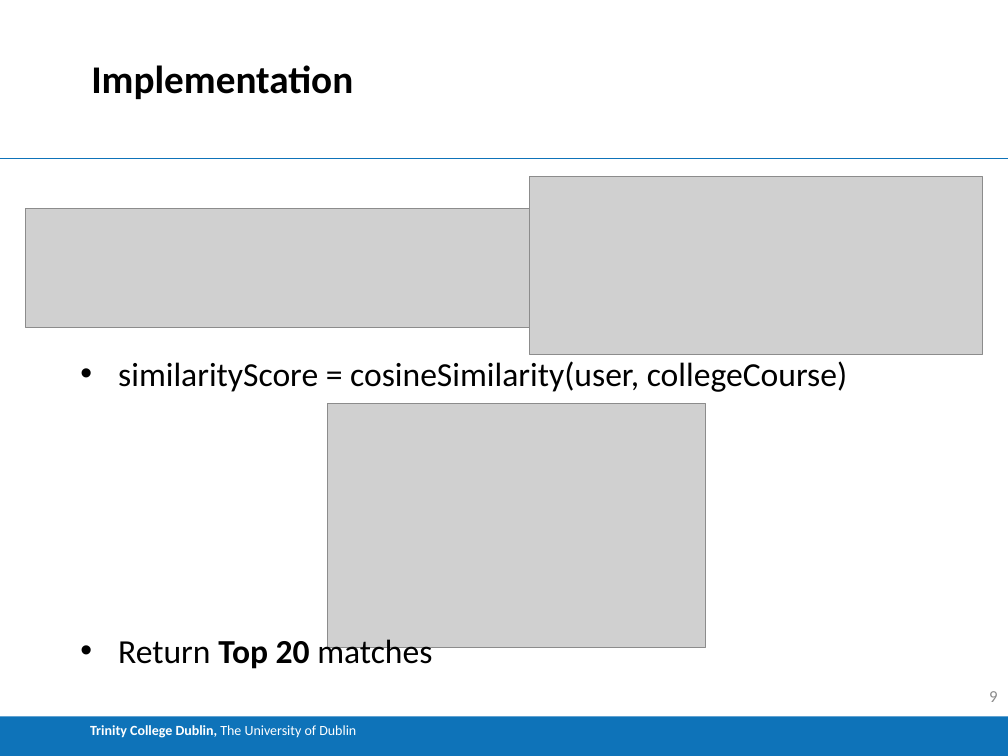
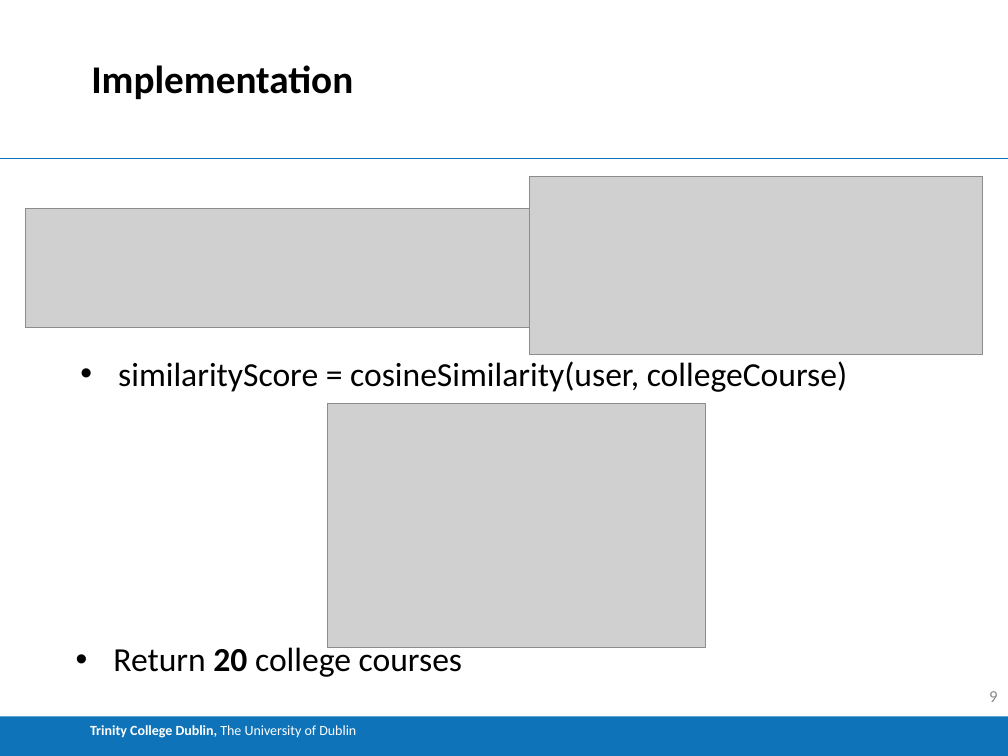
Before and after one commit to brendanmcc02/masters-thesis, a slide deck: slide 9 of presentation/thesis-presentation.pptx. Drawn at 1008x756 pixels with LibreOffice and Linux fonts; fonts in the diff are those of the drawing; grey boxes stand for pictures. Boxes give left, top, right and bottom in pixels: in the first picture for what was removed or moved away, otherwise in the second. Text is boxed around its words. In the diff, an @@ line names an element or a change of style, - is before the commit and + after.

```diff
--- a/presentation/thesis-presentation.pptx
+++ b/presentation/thesis-presentation.pptx
@@ text at [113,644,462,677]: text changed @@
-• Return Top 20 matches
+• Return 20 college courses
```
Also in this commit, not shown: 1 other slide changed, 1 slide added, 1 slide removed.
